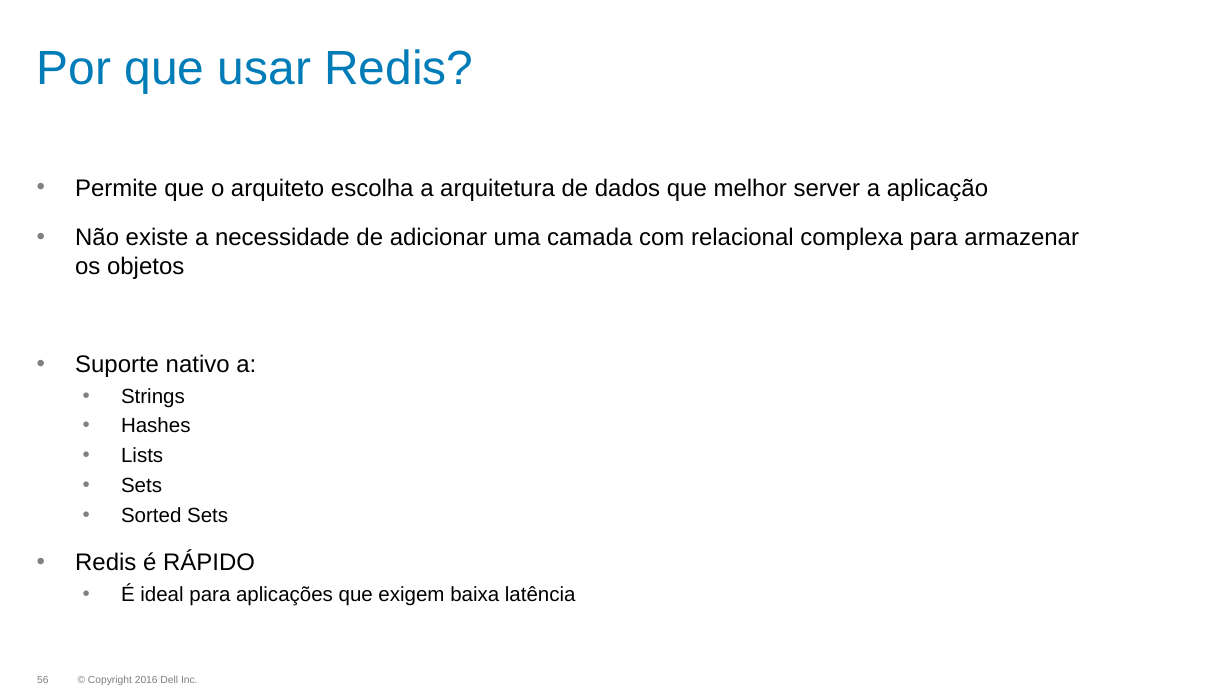
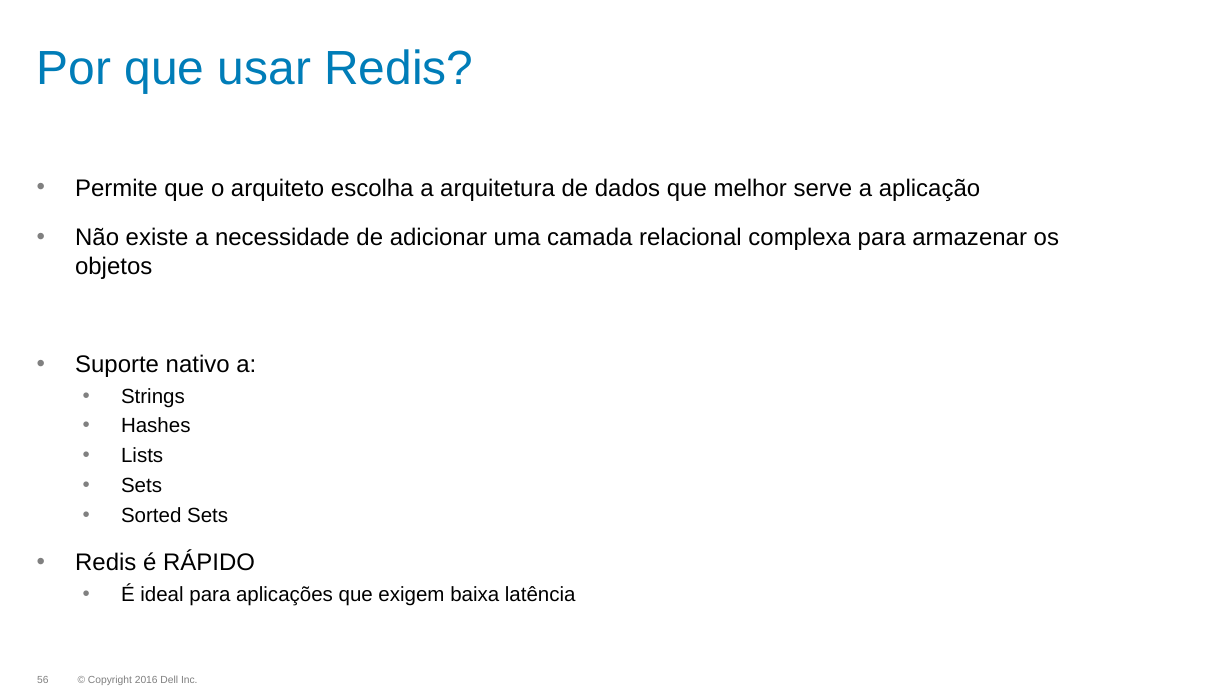
Before and after one commit to dougspadottoemc/Redis-HandsOn, a slide deck: slide 56 of slides/00_Introducao a NoSQL e Redis.pptx. Drawn at 1232x693 pixels with LibreOffice and Linux fonts; fonts in the diff are those of the drawing; background and template pictures are left out. Boxes give left, top, right and bottom in pixels: in the first picture for what was removed or moved away, otherwise in the second. Text is boxed around its words. In the diff, an @@ line names an element or a change of style, - is before the commit and + after.

Commit message:
Fix typos

```diff
--- a/slides/00_Introducao a NoSQL e Redis.pptx
+++ b/slides/00_Introducao a NoSQL e Redis.pptx
@@ text at [75, 178, 1059, 279]: text changed @@
-• Permite que o arquiteto escolha a arquitetura de dados que melhor server a aplicação
-• Não existe a necessidade de adicionar uma camada com relacional complexa para armazenar os objetos
+• Permite que o arquiteto escolha a arquitetura de dados que melhor serve a aplicação
+• Não existe a necessidade de adicionar uma camada relacional complexa para armazenar os objetos
```
Also in this commit, not shown: 2 other slides changed.
